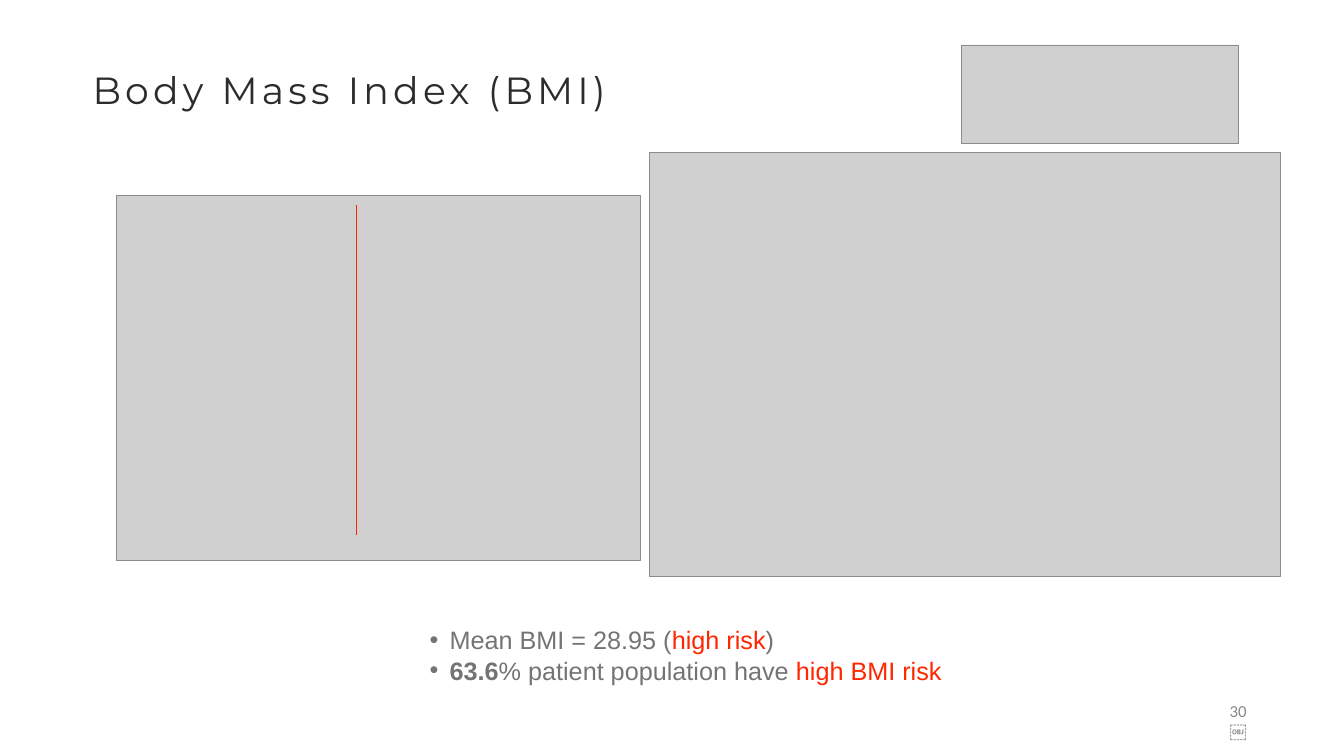
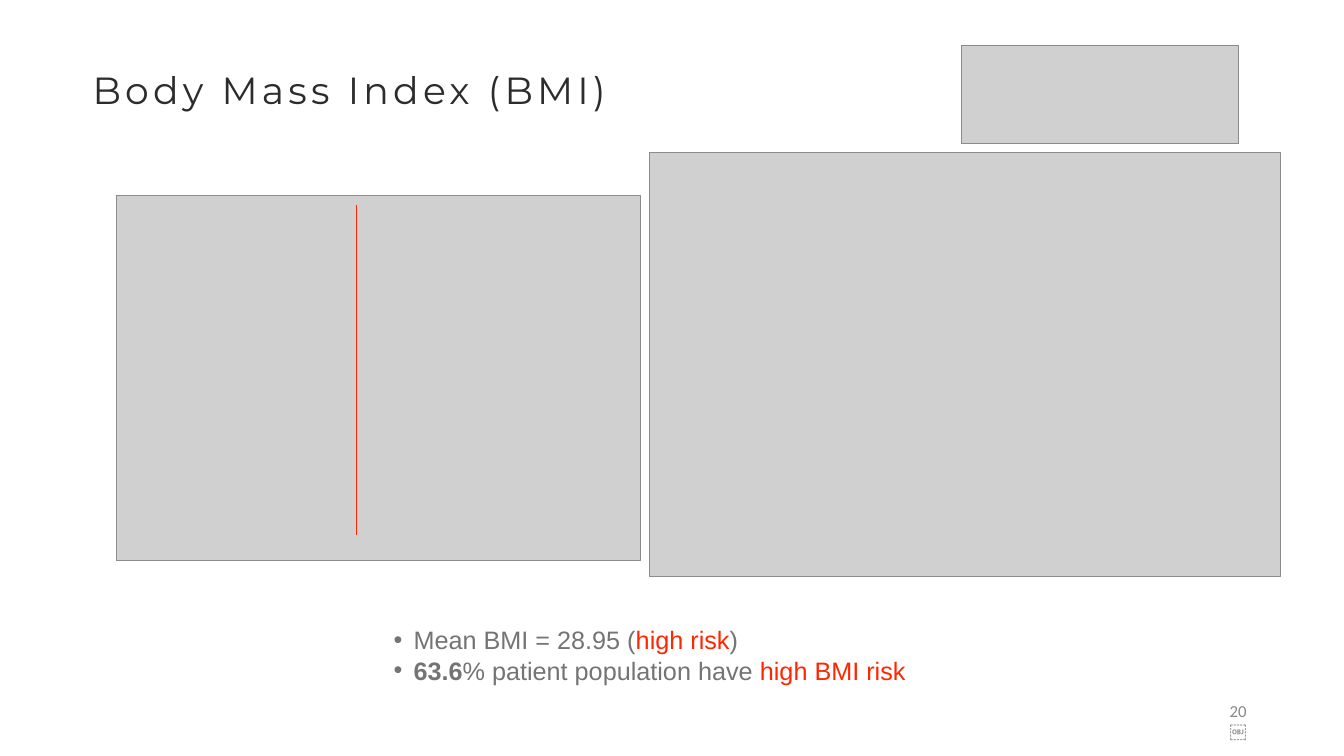
Before and after one commit to joannasyeow/Holmusk_Healthcare_Data, a slide deck: slide 20 of slides.pptx (slide 30 before the commit). Drawn at 1344x756 pixels with LibreOffice and Linux fonts; fonts in the diff are those of the drawing; grey boxes stand for pictures. Boxes give left, top, right and bottom in pixels: in the first picture for what was removed or moved away, otherwise in the second. Text is boxed around its words. In the diff, an @@ line names an element or a change of style, - is before the commit and + after.

```diff
--- a/slides.pptx
+++ b/slides.pptx
@@ text "Mean BMI = 28.95 (high ...": place and size @@
-text "Mean BMI = 28.95 (high ..." at [450, 630, 941, 685]
+text "Mean BMI = 28.95 (high ..." at [414, 630, 905, 685]
@@ page number at [1230, 706, 1247, 717]: text changed @@
-30￼
+20￼
```
Also in this commit, not shown: 22 other slides changed, 7 slides added, 10 slides removed, 13 other files.
